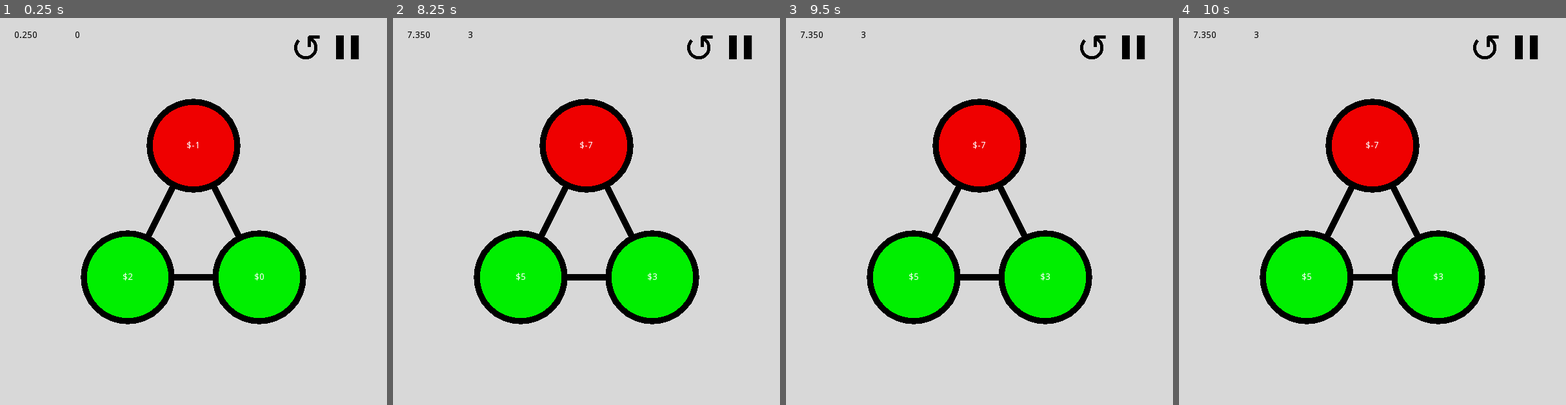
Above: before the commit, frames 1-4 (left to right).
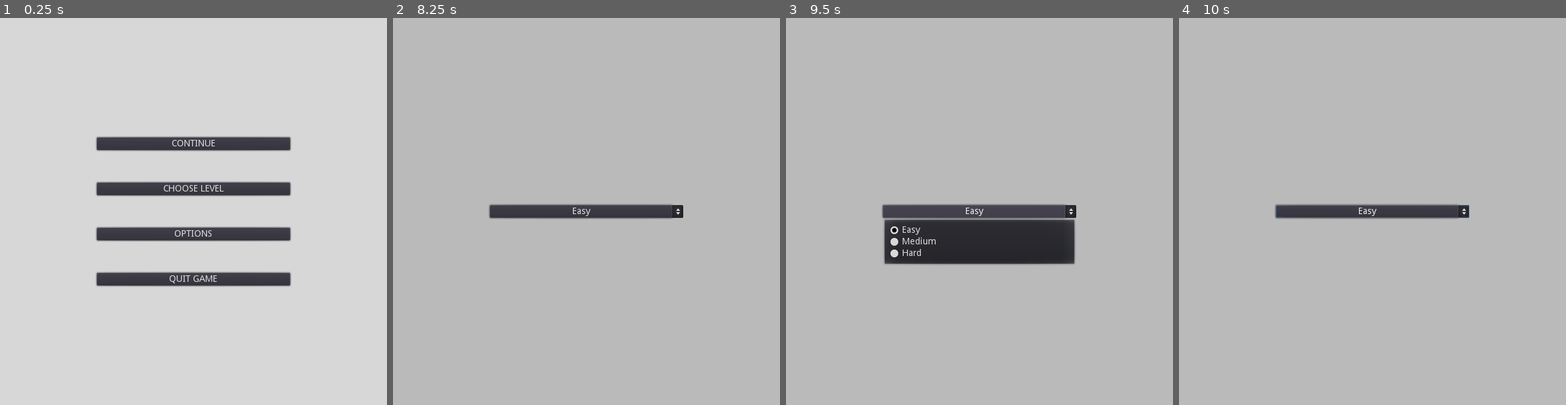
Above: after the commit, the same moments.

Repository: Inglo-Games/dollar-shuffle
Game: Godot game, scene res://scenes/main_menu.tscn
Two runs of this game, one before a commit and one after it. Both use one fixed random seed, a clock stepped at 60 frames per second and the inputs below. Before the commit the project starts from res://scenes/game.tscn.
Inputs (mouse positions are in pixels of both pictures, inside the frame that each line leads up to):
- Up to frame 1 (0.25 s): no input
- Up to frame 2 (8.25 s): click (586, 141) at 0.5 s, where only the run after the commit has a clickable "CONTINUE"; click (586, 141) at 1.25 s, where only the run after the commit has a clickable "CONTINUE"; click (698, 48) at 2.02 s; click (586, 188) at 2.75 s, where only the run after the commit has a clickable "CHOOSE LEVEL"; click (698, 48) at 3.52 s; click (586, 188) at 4.25 s, where only the run after the commit has a clickable "CHOOSE LEVEL"; click (698, 48) at 5.02 s; click (586, 141) at 5.75 s, where only the run after the commit has a clickable "CONTINUE"; click (586, 188) at 6.5 s, where only the run after the commit has a clickable "CHOOSE LEVEL"; click (741, 48) at 7.27 s; click (586, 234) at 8 s, where only the run after the commit has a clickable "OPTIONS"
- Up to frame 3 (9.5 s): click (979, 211) at 8.75 s, where only the run after the commit has a clickable "Easy"
- Up to frame 4 (10 s): click (1372, 211) at 9.5 s, where only the run after the commit has a clickable "Easy"

The runs differ from the first frame. In frame 1, 19% of the frame differs, in the area x 3-93%, y 3-80%; in frame 2, 100%, in the area x 0-100%, y 0-100%; in frame 3, 100%; in frame 4, 100%.

Commit message:
Adding global variables file

Diff:
--- a/project.godot
+++ b/project.godot
@@ -11,8 +11,12 @@
 [application]
 
 config/name="Dollar Shuffle"
-run/main_scene="res://scenes/game.tscn"
+run/main_scene="res://scenes/main_menu.tscn"
 config/icon="res://icon.png"
+
+[autoload]
+
+global_vars="*res://scripts/global_vars.gd"
 
 [display]
 
--- /dev/null
+++ b/scripts/global_vars.gd
@@ -0,0 +1,4 @@
+extends Node
+
+# Global variables
+var current_level = 1
--- a/scripts/graph.gd
+++ b/scripts/graph.gd
@@ -9,10 +9,8 @@
 
 # Constructor function, takes number corresponding to current puzzle
 func _init():
-	# DEBUG
-	print("Initializing GameGraph structure...")
-	var lvl_num = 1
-
+	# Get number of level to load
+	var lvl_num = global_vars.current_level
 	# Open the file describing the level
 	var filepath = "res://levels/%03d.json" % lvl_num
 	graph_data = FileIO.read_json_file(filepath)
